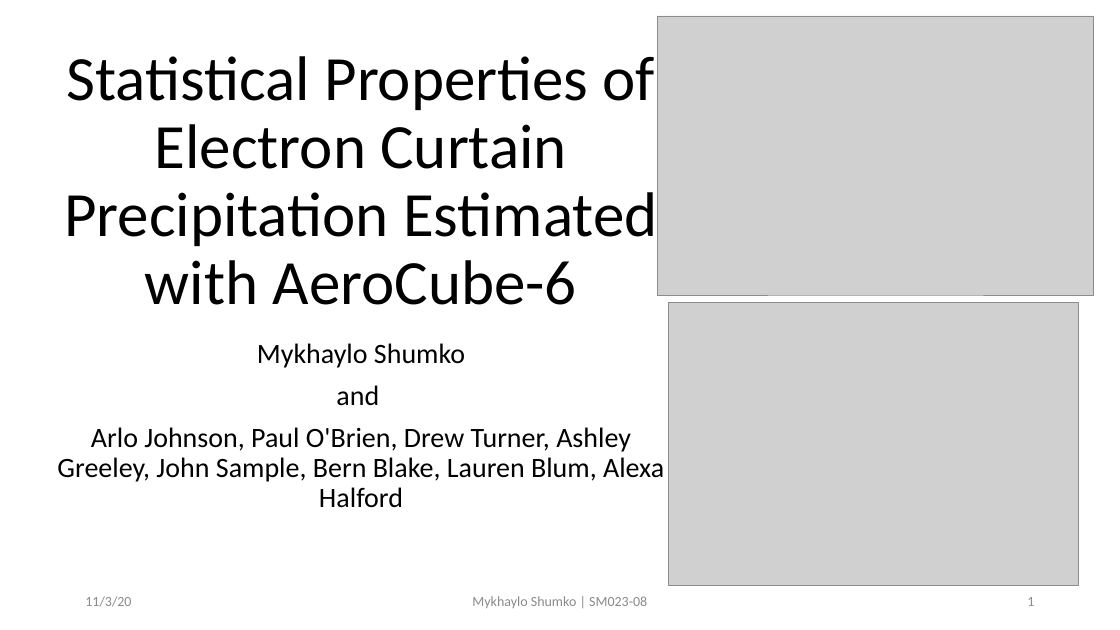
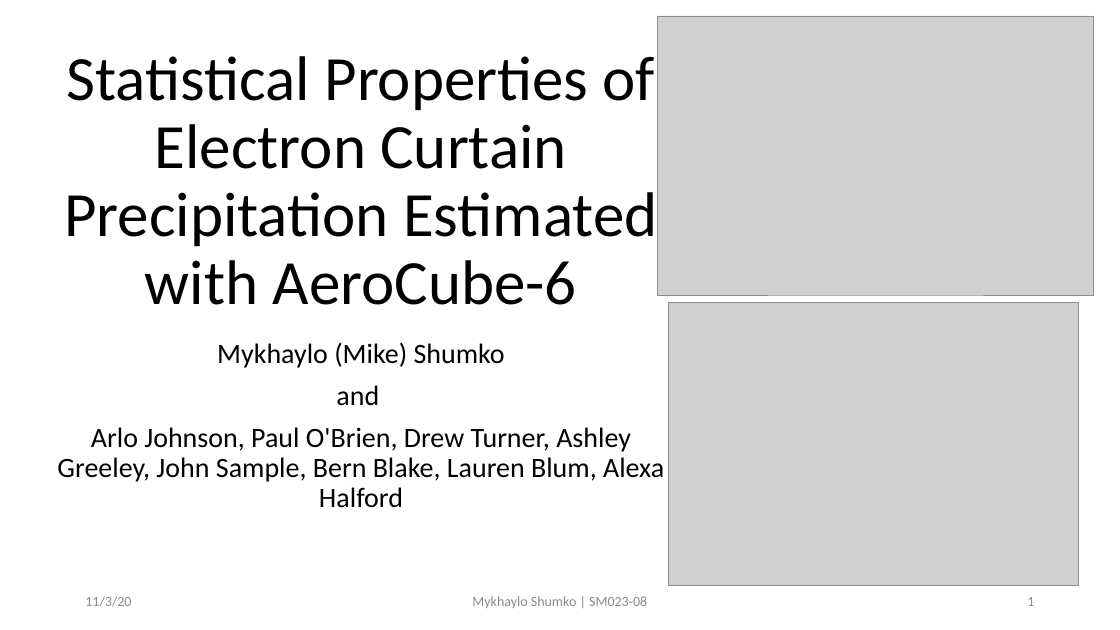
Before and after one commit to mshumko/ac6_curtains, a slide deck: slide 1 of reports/2020_shumko_agu_slides.pptx. Drawn at 1120x630 pixels with LibreOffice and Linux fonts; fonts in the diff are those of the drawing; grey boxes stand for pictures. Boxes give left, top, right and bottom in pixels: in the first picture for what was removed or moved away, otherwise in the second. Text is boxed around its words. In the diff, an @@ line names an element or a change of style, - is before the commit and + after.

```diff
--- a/reports/2020_shumko_agu_slides.pptx
+++ b/reports/2020_shumko_agu_slides.pptx
@@ subtitle at [217, 342, 505, 368]: text changed @@
-Mykhaylo Shumko
+Mykhaylo (Mike) Shumko
```
Also in this commit, not shown: 7 other slides changed, 1 slide added.
